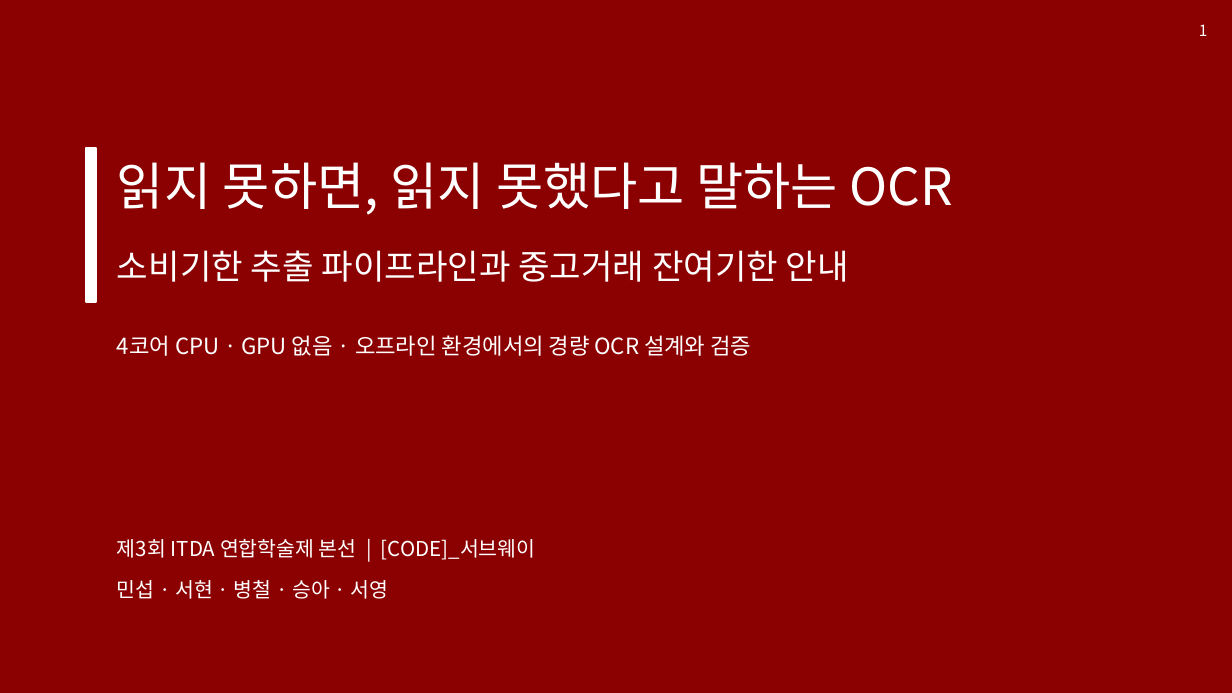
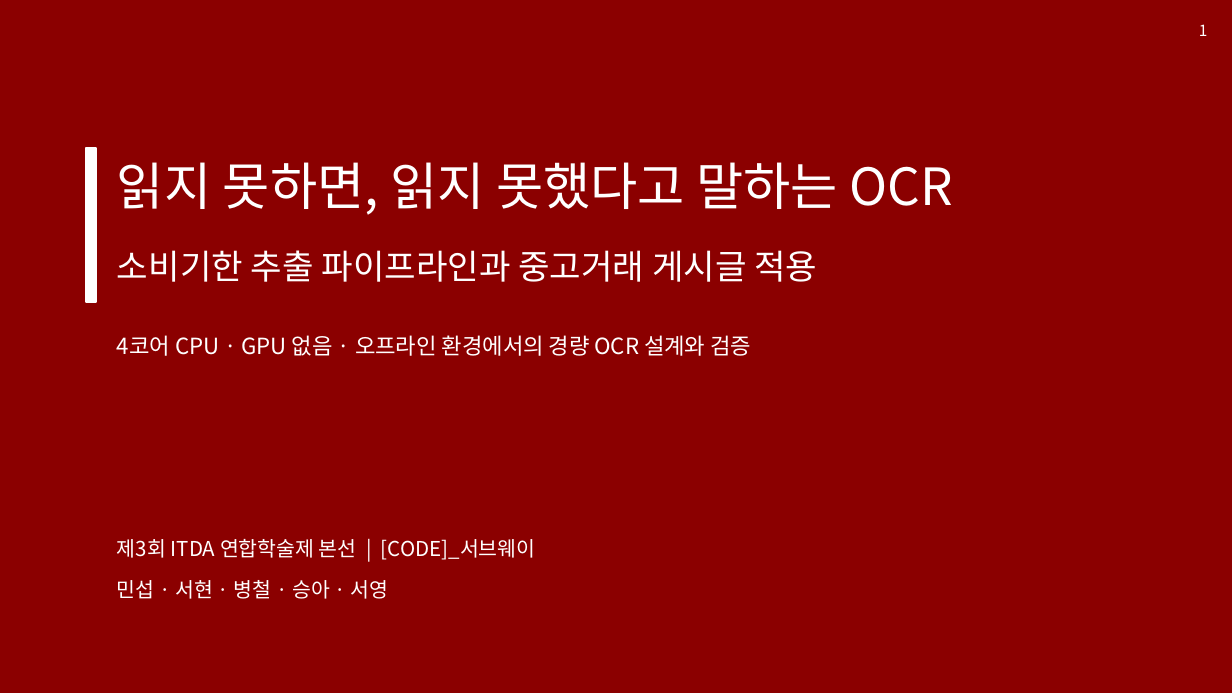
Before and after one commit to LEEbyeongchul/itda3-CODE-subway, a slide deck: slide 1 of 발표/[CODE]_서브웨이_본선발표.pptx. Drawn at 1232x693 pixels with LibreOffice and Linux fonts; fonts in the diff are those of the drawing. Boxes give left, top, right and bottom in pixels: in the first picture for what was removed or moved away, otherwise in the second. Text is boxed around its words. In the diff, an @@ line names an element or a change of style, - is before the commit and + after.

```diff
--- a/발표/[CODE]_서브웨이_본선발표.pptx
+++ b/발표/[CODE]_서브웨이_본선발표.pptx
@@ text at (117,250,817,282): text changed @@
-소비기한 추출 파이프라인과 중고거래 잔여기한 안내
+소비기한 추출 파이프라인과 중고거래 게시글 적용
```
Also in this commit, not shown: 10 other slides changed, 10 other files.
